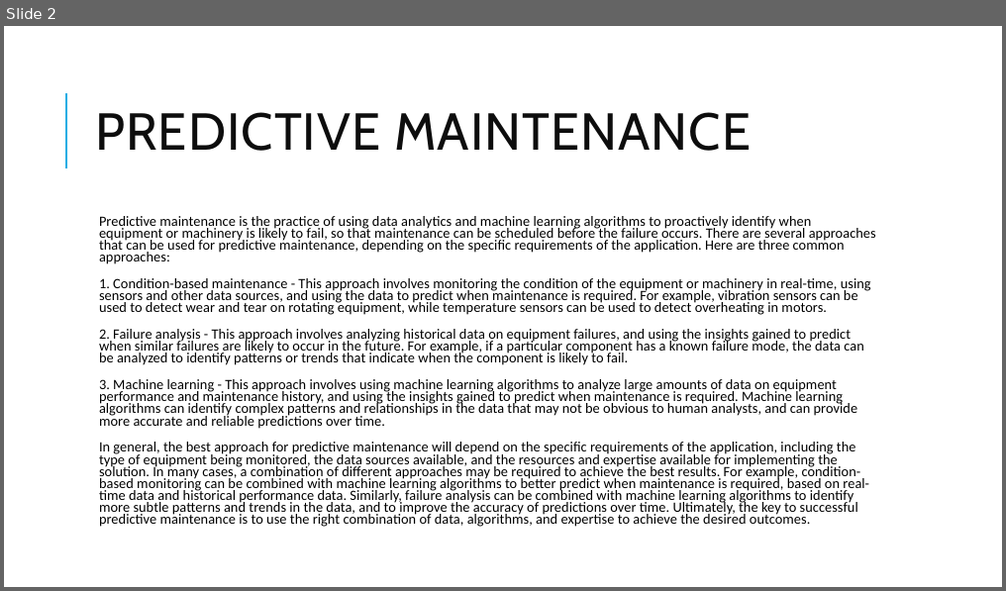
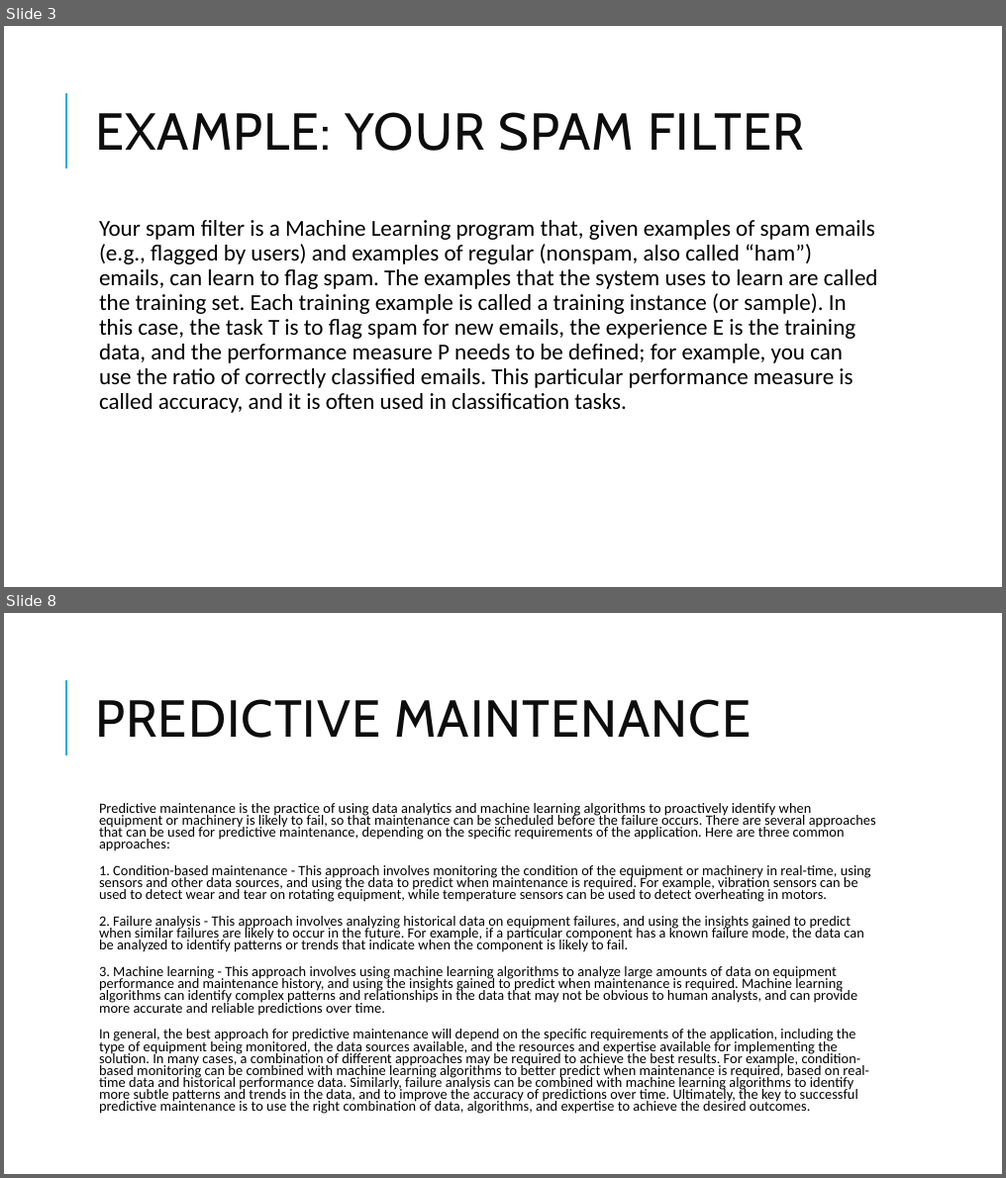
Before and after one commit to meldong/DnivekMud, a slide deck: assets/files/PredictiveMaintenance.pptx. Shown one above the other, each under a label of ours: slide 2 before the commit, slides 3 and 8 after it; the slides between them are not shown. The pictures are 1006x591 and 1006x1178 pixels, drawn with LibreOffice and Linux fonts; fonts in the diff are those of the drawing. Boxes give left, top, right and bottom in pixels: in the first picture for what was removed or moved away, otherwise in the second. Text is boxed around its words. In the diff, an @@ line names an element or a change of style, - is before the commit and + after.

```diff
--- a/assets/files/PredictiveMaintenance.pptx
+++ b/assets/files/PredictiveMaintenance.pptx
@@ slide 3 added at (4,26,1002,587), background #FFFFFF; not listed: 1 template element that a slide beside it also shows @@
@@ title added at (95,112,803,151), 50 pt, text #0D0D0D @@
+EXAMPLE: YOUR SPAM FILTER
@@ text added at (99,220,878,413), 22 pt, text #000000 @@
+  Your spam filter is a Machine Learning program that, given examples of spam emails (e.g., flagged by users) and examples of regular (nonspam, also called “ham”) emails, can learn to flag spam. The examples that the system uses to learn are called the training set. Each training example is called a training instance (or sample). In this case, the task T is to flag spam for new emails, the experience E is the training data, and the performance measure P needs to be defined; for example, you can use the ratio of correctly classified emails. This particular performance measure is called accuracy, and it is often used in classification tasks.
@@ what was slide 2 is now slide 8 @@
```
Also in this commit, not shown: 1 slide changed, 5 other slides added, 27 other files.
